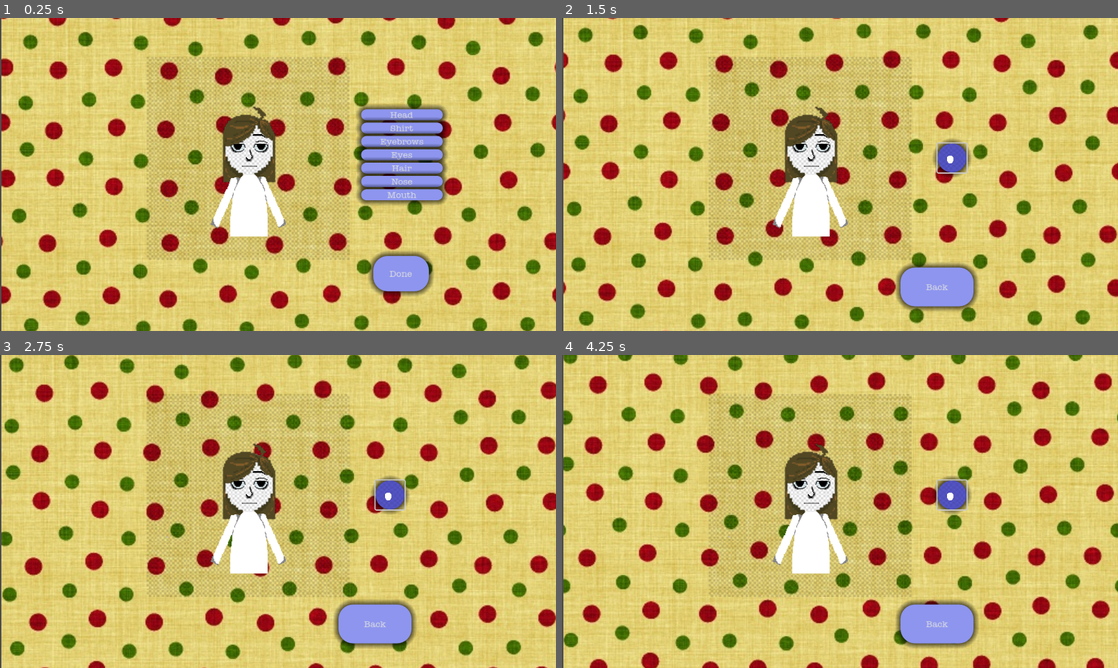
Above: before the commit, frames 1-4 (two rows, left to right).
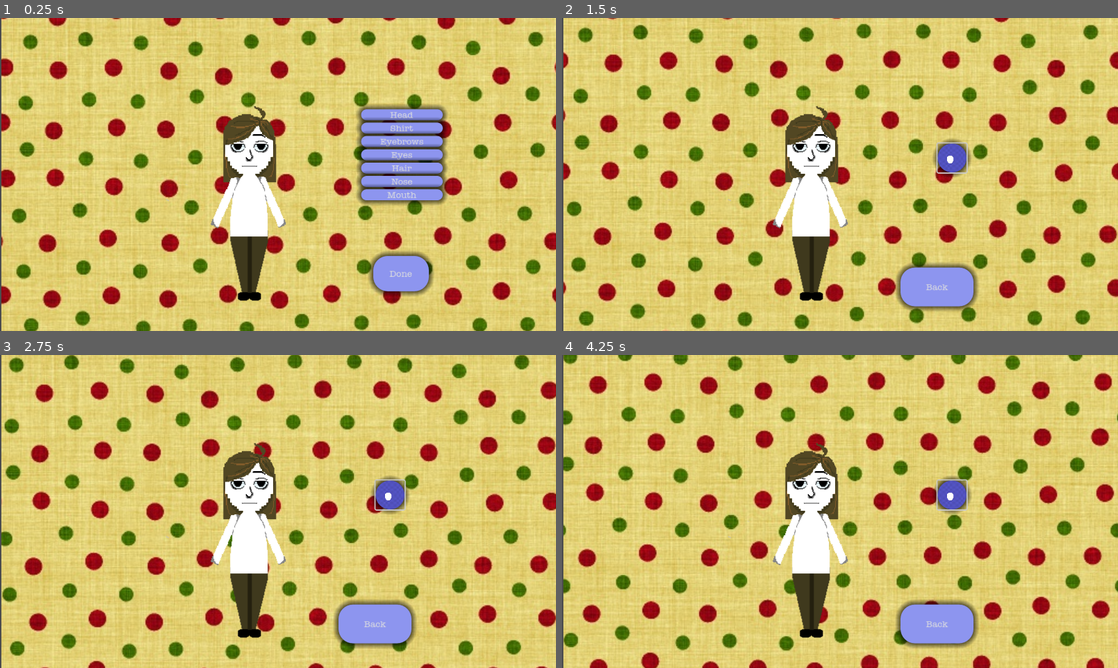
Above: after the commit, the same moments.

Repository: JordanFreyman/group-6
Game: Godot game, scene res://scene_manager.tscn
Two runs of this game, one before a commit and one after it. Both use one fixed random seed, a clock stepped at 60 frames per second and the inputs below.
Inputs (mouse positions are in pixels of both pictures, inside the frame that each line leads up to):
- Up to frame 1 (0.25 s): no input
- Up to frame 2 (1.5 s): click "Head" at 0.5 s; click (951, 158) at 1.25 s
- Up to frame 3 (2.75 s): click (389, 495) at 2 s
- Up to frame 4 (4.25 s): click (951, 495) at 2.75 s

The runs differ from the first frame. In frame 1, 6.3% of the frame differs, in the area x 26-63%, y 12-91%; in frame 2, 6.3%; in frame 3, 6.3%; in frame 4, 6.4%.

Commit message:
png transformations fixed

Diff:
--- a/godot/character.tscn
+++ b/godot/character.tscn
@@ -9,9 +9,9 @@
 [ext_resource type="Texture2D" uid="uid://ce6vyeysd5c34" path="res://Art/pixil-layer-eyes1.png" id="7_75o71"]
 [ext_resource type="Texture2D" uid="uid://df24j0b8f5dyw" path="res://Art/pixil-layer-nose1.png" id="8_2ajjb"]
 [ext_resource type="Texture2D" uid="uid://cdvfkjqe50phk" path="res://Art/pixil-layer-mouth1.png" id="9_q1uvt"]
-[ext_resource type="Texture2D" uid="uid://dwn5pgjum2eq7" path="res://Art/CompositeSpriteSheets/Hair1.png" id="9_ux7m7"]
 [ext_resource type="Theme" uid="uid://cjib8vu7cprxw" path="res://Themes/testTheme.tres" id="10_n0wv4"]
 [ext_resource type="Texture2D" uid="uid://yci1xnevwubf" path="res://Art/pixil-layer-shirt.png" id="11_7itku"]
+[ext_resource type="Texture2D" uid="uid://c33xg1gtkb8cb" path="res://Art/pixil-layer-hair 1.png" id="11_kf1ib"]
 [ext_resource type="Texture2D" uid="uid://bclwu6e63qb8p" path="res://Art/pixil-layer-pants.png" id="12_glytm"]
 
 [sub_resource type="ShaderMaterial" id="ShaderMaterial_t0o4s"]
@@ -126,13 +126,13 @@
 texture = ExtResource("9_q1uvt")
 
 [node name="Hair" type="Sprite2D" parent="CompositeSprites"]
-position = Vector2(418.668, 332.158)
-scale = Vector2(2, 2)
-texture = ExtResource("9_ux7m7")
+position = Vector2(420.668, 446.573)
+scale = Vector2(1.06, 1.06)
+texture = ExtResource("11_kf1ib")
 
 [node name="Pants" type="Sprite2D" parent="CompositeSprites"]
-position = Vector2(924.785, 1003.44)
-scale = Vector2(1.44, 1.44)
+position = Vector2(420.555, 445.44)
+scale = Vector2(1.2, 1.2)
 texture = ExtResource("12_glytm")
 
 [node name="Shirt" type="Sprite2D" parent="CompositeSprites"]
--- a/godot/composite_sprites.gd
+++ b/godot/composite_sprites.gd
@@ -29,8 +29,8 @@
 }
 
 var hair_spritesheet = {
-	0 : preload("res://Art/CompositeSpriteSheets/Hair1.png"),
-	1: preload("res://Art/CompositeSpriteSheets/Hair2.png")
+	0 : preload("res://Art/pixil-layer-hair 1.png"),
+	1: preload("res://Art/pixil-layer-hair 2.png")
 }
 
 var nose_spritesheet = {
--- a/godot/eyebrows.tscn
+++ b/godot/eyebrows.tscn
@@ -1,11 +1,10 @@
-[gd_scene load_steps=18 format=3 uid="uid://drx4ohsuqs20u"]
+[gd_scene load_steps=18 format=3 uid="uid://bujiraqff0334"]
 
 [ext_resource type="Script" path="res://character.gd" id="1_pwsg3"]
 [ext_resource type="Script" path="res://composite_sprites.gd" id="2_gycy1"]
 [ext_resource type="Shader" path="res://scroll.gdshader" id="2_yg054"]
 [ext_resource type="Texture2D" uid="uid://b8uwbblpo8odt" path="res://Themes/background.jpg" id="3_a2135"]
 [ext_resource type="Texture2D" uid="uid://yci1xnevwubf" path="res://Art/pixil-layer-shirt.png" id="5_8jfjo"]
-[ext_resource type="Texture2D" uid="uid://dwn5pgjum2eq7" path="res://Art/CompositeSpriteSheets/Hair1.png" id="5_x6jlu"]
 [ext_resource type="Texture2D" uid="uid://b16r4fbdlntpg" path="res://Art/pixil-layer-head.png" id="6_wpfyg"]
 [ext_resource type="Texture2D" uid="uid://ditrnph5kfv6t" path="res://Art/pixil-layer-eyebrows1.png" id="7_eoufa"]
 [ext_resource type="Texture2D" uid="uid://ce6vyeysd5c34" path="res://Art/pixil-layer-eyes1.png" id="8_02l6h"]
@@ -14,6 +13,7 @@
 [ext_resource type="Theme" uid="uid://cjib8vu7cprxw" path="res://Themes/testTheme.tres" id="10_fiyd2"]
 [ext_resource type="Texture2D" uid="uid://cdvfkjqe50phk" path="res://Art/pixil-layer-mouth1.png" id="10_hxfnr"]
 [ext_resource type="Texture2D" uid="uid://x6kx7rftbrqh" path="res://Art/CompositeSpriteSheets/Eyebrows2.png" id="10_o7jat"]
+[ext_resource type="Texture2D" uid="uid://c33xg1gtkb8cb" path="res://Art/pixil-layer-hair 1.png" id="13_a27sb"]
 [ext_resource type="Texture2D" uid="uid://bclwu6e63qb8p" path="res://Art/pixil-layer-pants.png" id="14_fepq1"]
 
 [sub_resource type="ShaderMaterial" id="ShaderMaterial_qdf10"]
@@ -119,13 +119,13 @@
 texture = ExtResource("10_hxfnr")
 
 [node name="Hair" type="Sprite2D" parent="CompositeSprites"]
-position = Vector2(418.668, 332.158)
-scale = Vector2(2, 2)
-texture = ExtResource("5_x6jlu")
+position = Vector2(420.668, 446.573)
+scale = Vector2(1.06, 1.06)
+texture = ExtResource("13_a27sb")
 
 [node name="Pants" type="Sprite2D" parent="CompositeSprites"]
-position = Vector2(924.785, 1003.44)
-scale = Vector2(1.44, 1.44)
+position = Vector2(420.555, 445.44)
+scale = Vector2(1.2, 1.2)
 texture = ExtResource("14_fepq1")
 
 [node name="Shirt" type="Sprite2D" parent="CompositeSprites"]
--- a/godot/eyes.tscn
+++ b/godot/eyes.tscn
@@ -10,10 +10,10 @@
 [ext_resource type="Texture2D" uid="uid://cpltqnjbbrpw3" path="res://Art/CompositeSpriteSheets/Eyes1.png" id="6_mifkf"]
 [ext_resource type="Texture2D" uid="uid://ce6vyeysd5c34" path="res://Art/pixil-layer-eyes1.png" id="7_ebsll"]
 [ext_resource type="Texture2D" uid="uid://df24j0b8f5dyw" path="res://Art/pixil-layer-nose1.png" id="8_7uy8f"]
-[ext_resource type="Texture2D" uid="uid://dwn5pgjum2eq7" path="res://Art/CompositeSpriteSheets/Hair1.png" id="9_0r8w8"]
 [ext_resource type="Texture2D" uid="uid://cdvfkjqe50phk" path="res://Art/pixil-layer-mouth1.png" id="9_6bve2"]
 [ext_resource type="Theme" uid="uid://cjib8vu7cprxw" path="res://Themes/testTheme.tres" id="10_mfekp"]
 [ext_resource type="Texture2D" uid="uid://cq8kkurfsrj12" path="res://Art/CompositeSpriteSheets/Eyes2.png" id="10_x2rkw"]
+[ext_resource type="Texture2D" uid="uid://c33xg1gtkb8cb" path="res://Art/pixil-layer-hair 1.png" id="13_6skw0"]
 [ext_resource type="Texture2D" uid="uid://bclwu6e63qb8p" path="res://Art/pixil-layer-pants.png" id="14_fw3ir"]
 
 [sub_resource type="ShaderMaterial" id="ShaderMaterial_o1ejt"]
@@ -119,13 +119,13 @@
 texture = ExtResource("9_6bve2")
 
 [node name="Hair" type="Sprite2D" parent="CompositeSprites"]
-position = Vector2(418.668, 332.158)
-scale = Vector2(2, 2)
-texture = ExtResource("9_0r8w8")
+position = Vector2(420.668, 446.573)
+scale = Vector2(1.06, 1.06)
+texture = ExtResource("13_6skw0")
 
 [node name="Pants" type="Sprite2D" parent="CompositeSprites"]
-position = Vector2(924.785, 1003.44)
-scale = Vector2(1.44, 1.44)
+position = Vector2(420.555, 445.44)
+scale = Vector2(1.2, 1.2)
 texture = ExtResource("14_fw3ir")
 
 [node name="Shirt" type="Sprite2D" parent="CompositeSprites"]
--- a/godot/hair.tscn
+++ b/godot/hair.tscn
@@ -14,6 +14,7 @@
 [ext_resource type="Theme" uid="uid://cjib8vu7cprxw" path="res://Themes/testTheme.tres" id="10_4nx3f"]
 [ext_resource type="Texture2D" uid="uid://dh11bdn7qliyc" path="res://Art/CompositeSpriteSheets/Hair2.png" id="10_i54w4"]
 [ext_resource type="Texture2D" uid="uid://bclwu6e63qb8p" path="res://Art/pixil-layer-pants.png" id="13_d7wln"]
+[ext_resource type="Texture2D" uid="uid://c33xg1gtkb8cb" path="res://Art/pixil-layer-hair 1.png" id="13_sebbo"]
 
 [sub_resource type="ShaderMaterial" id="ShaderMaterial_xpjre"]
 shader = ExtResource("2_pmqck")
@@ -118,13 +119,13 @@
 texture = ExtResource("9_4k2pv")
 
 [node name="Hair" type="Sprite2D" parent="CompositeSprites"]
-position = Vector2(418.668, 332.158)
-scale = Vector2(2, 2)
-texture = ExtResource("9_3yd8x")
+position = Vector2(420.668, 446.573)
+scale = Vector2(1.06, 1.06)
+texture = ExtResource("13_sebbo")
 
 [node name="Pants" type="Sprite2D" parent="CompositeSprites"]
-position = Vector2(924.785, 1003.44)
-scale = Vector2(1.44, 1.44)
+position = Vector2(420.555, 445.44)
+scale = Vector2(1.2, 1.2)
 texture = ExtResource("13_d7wln")
 
 [node name="Shirt" type="Sprite2D" parent="CompositeSprites"]
--- a/godot/head.tscn
+++ b/godot/head.tscn
@@ -10,9 +10,9 @@
 [ext_resource type="Texture2D" uid="uid://ce6vyeysd5c34" path="res://Art/pixil-layer-eyes1.png" id="7_5hckf"]
 [ext_resource type="Texture2D" uid="uid://df24j0b8f5dyw" path="res://Art/pixil-layer-nose1.png" id="8_7aoqm"]
 [ext_resource type="Texture2D" uid="uid://dsqmxnmltxw67" path="res://Art/CompositeSpriteSheets/Head1.png" id="9_i4eqi"]
-[ext_resource type="Texture2D" uid="uid://dwn5pgjum2eq7" path="res://Art/CompositeSpriteSheets/Hair1.png" id="9_jxt1f"]
 [ext_resource type="Texture2D" uid="uid://cdvfkjqe50phk" path="res://Art/pixil-layer-mouth1.png" id="9_sseq8"]
 [ext_resource type="Theme" uid="uid://cjib8vu7cprxw" path="res://Themes/testTheme.tres" id="10_5r58s"]
+[ext_resource type="Texture2D" uid="uid://c33xg1gtkb8cb" path="res://Art/pixil-layer-hair 1.png" id="12_ya0ve"]
 [ext_resource type="Texture2D" uid="uid://bclwu6e63qb8p" path="res://Art/pixil-layer-pants.png" id="13_osltc"]
 
 [sub_resource type="ShaderMaterial" id="ShaderMaterial_q7l6r"]
@@ -110,13 +110,13 @@
 texture = ExtResource("9_sseq8")
 
 [node name="Hair" type="Sprite2D" parent="CompositeSprites"]
-position = Vector2(418.668, 332.158)
-scale = Vector2(2, 2)
-texture = ExtResource("9_jxt1f")
+position = Vector2(420.668, 446.573)
+scale = Vector2(1.06, 1.06)
+texture = ExtResource("12_ya0ve")
 
 [node name="Pants" type="Sprite2D" parent="CompositeSprites"]
-position = Vector2(924.785, 1003.44)
-scale = Vector2(1.44, 1.44)
+position = Vector2(420.555, 445.44)
+scale = Vector2(1.2, 1.2)
 texture = ExtResource("13_osltc")
 
 [node name="Shirt" type="Sprite2D" parent="CompositeSprites"]
--- a/godot/info_menu.tscn
+++ b/godot/info_menu.tscn
@@ -10,8 +10,8 @@
 [ext_resource type="Texture2D" uid="uid://ce6vyeysd5c34" path="res://Art/pixil-layer-eyes1.png" id="7_ttkbw"]
 [ext_resource type="Texture2D" uid="uid://df24j0b8f5dyw" path="res://Art/pixil-layer-nose1.png" id="8_m1xfu"]
 [ext_resource type="Texture2D" uid="uid://cdvfkjqe50phk" path="res://Art/pixil-layer-mouth1.png" id="9_evtnr"]
-[ext_resource type="Texture2D" uid="uid://dwn5pgjum2eq7" path="res://Art/CompositeSpriteSheets/Hair1.png" id="9_jh6hx"]
 [ext_resource type="Theme" uid="uid://cjib8vu7cprxw" path="res://Themes/testTheme.tres" id="10_qaokv"]
+[ext_resource type="Texture2D" uid="uid://c33xg1gtkb8cb" path="res://Art/pixil-layer-hair 1.png" id="11_27mtf"]
 [ext_resource type="Texture2D" uid="uid://bclwu6e63qb8p" path="res://Art/pixil-layer-pants.png" id="12_tawyu"]
 
 [sub_resource type="ShaderMaterial" id="ShaderMaterial_b2xoc"]
@@ -145,13 +145,13 @@
 texture = ExtResource("9_evtnr")
 
 [node name="Hair" type="Sprite2D" parent="CompositeSprites"]
-position = Vector2(418.668, 332.158)
-scale = Vector2(2, 2)
-texture = ExtResource("9_jh6hx")
+position = Vector2(420.668, 446.573)
+scale = Vector2(1.06, 1.06)
+texture = ExtResource("11_27mtf")
 
 [node name="Pants" type="Sprite2D" parent="CompositeSprites"]
-position = Vector2(924.785, 1003.44)
-scale = Vector2(1.44, 1.44)
+position = Vector2(420.555, 445.44)
+scale = Vector2(1.2, 1.2)
 texture = ExtResource("12_tawyu")
 
 [node name="Shirt" type="Sprite2D" parent="CompositeSprites"]
--- a/godot/mouth.tscn
+++ b/godot/mouth.tscn
@@ -10,10 +10,10 @@
 [ext_resource type="Texture2D" uid="uid://ce6vyeysd5c34" path="res://Art/pixil-layer-eyes1.png" id="7_ta7lw"]
 [ext_resource type="Texture2D" uid="uid://k6eaaouf4uj8" path="res://Art/CompositeSpriteSheets/Mouth1.png" id="8_llxcv"]
 [ext_resource type="Texture2D" uid="uid://df24j0b8f5dyw" path="res://Art/pixil-layer-nose1.png" id="8_nrm8i"]
-[ext_resource type="Texture2D" uid="uid://dwn5pgjum2eq7" path="res://Art/CompositeSpriteSheets/Hair1.png" id="9_igw2s"]
 [ext_resource type="Texture2D" uid="uid://cdvfkjqe50phk" path="res://Art/pixil-layer-mouth1.png" id="9_qxyq0"]
 [ext_resource type="Theme" uid="uid://cjib8vu7cprxw" path="res://Themes/testTheme.tres" id="10_cb8ut"]
 [ext_resource type="Texture2D" uid="uid://d64v6def7lnx" path="res://Art/CompositeSpriteSheets/Mouth2.png" id="11_nekj4"]
+[ext_resource type="Texture2D" uid="uid://c33xg1gtkb8cb" path="res://Art/pixil-layer-hair 1.png" id="13_lk1ic"]
 [ext_resource type="Texture2D" uid="uid://bclwu6e63qb8p" path="res://Art/pixil-layer-pants.png" id="14_s7wak"]
 
 [sub_resource type="ShaderMaterial" id="ShaderMaterial_7mtk7"]
@@ -119,13 +119,13 @@
 texture = ExtResource("9_qxyq0")
 
 [node name="Hair" type="Sprite2D" parent="CompositeSprites"]
-position = Vector2(418.668, 332.158)
-scale = Vector2(2, 2)
-texture = ExtResource("9_igw2s")
+position = Vector2(420.668, 446.573)
+scale = Vector2(1.06, 1.06)
+texture = ExtResource("13_lk1ic")
 
 [node name="Pants" type="Sprite2D" parent="CompositeSprites"]
-position = Vector2(924.785, 1003.44)
-scale = Vector2(1.44, 1.44)
+position = Vector2(420.555, 445.44)
+scale = Vector2(1.2, 1.2)
 texture = ExtResource("14_s7wak")
 
 [node name="Shirt" type="Sprite2D" parent="CompositeSprites"]
--- a/godot/nose.tscn
+++ b/godot/nose.tscn
@@ -10,10 +10,10 @@
 [ext_resource type="Texture2D" uid="uid://d0fld68dlpb6f" path="res://Art/CompositeSpriteSheets/Nose1.png" id="7_chsr7"]
 [ext_resource type="Texture2D" uid="uid://ce6vyeysd5c34" path="res://Art/pixil-layer-eyes1.png" id="7_tk2r3"]
 [ext_resource type="Texture2D" uid="uid://df24j0b8f5dyw" path="res://Art/pixil-layer-nose1.png" id="8_oq8j7"]
-[ext_resource type="Texture2D" uid="uid://dwn5pgjum2eq7" path="res://Art/CompositeSpriteSheets/Hair1.png" id="9_n6mfw"]
 [ext_resource type="Texture2D" uid="uid://cdvfkjqe50phk" path="res://Art/pixil-layer-mouth1.png" id="9_q24yh"]
 [ext_resource type="Theme" uid="uid://cjib8vu7cprxw" path="res://Themes/testTheme.tres" id="10_wwcf5"]
 [ext_resource type="Texture2D" uid="uid://b5sps6qivlf4h" path="res://Art/CompositeSpriteSheets/Nose2.png" id="11_bam3x"]
+[ext_resource type="Texture2D" uid="uid://c33xg1gtkb8cb" path="res://Art/pixil-layer-hair 1.png" id="13_0xr3h"]
 [ext_resource type="Texture2D" uid="uid://bclwu6e63qb8p" path="res://Art/pixil-layer-pants.png" id="14_fmpoa"]
 
 [sub_resource type="ShaderMaterial" id="ShaderMaterial_fms6c"]
@@ -119,13 +119,13 @@
 texture = ExtResource("9_q24yh")
 
 [node name="Hair" type="Sprite2D" parent="CompositeSprites"]
-position = Vector2(418.668, 332.158)
-scale = Vector2(2, 2)
-texture = ExtResource("9_n6mfw")
+position = Vector2(420.668, 446.573)
+scale = Vector2(1.06, 1.06)
+texture = ExtResource("13_0xr3h")
 
 [node name="Pants" type="Sprite2D" parent="CompositeSprites"]
-position = Vector2(924.785, 1003.44)
-scale = Vector2(1.44, 1.44)
+position = Vector2(420.555, 445.44)
+scale = Vector2(1.2, 1.2)
 texture = ExtResource("14_fmpoa")
 
 [node name="Shirt" type="Sprite2D" parent="CompositeSprites"]
--- a/godot/pants.tscn
+++ b/godot/pants.tscn
@@ -9,7 +9,7 @@
 [ext_resource type="Texture2D" uid="uid://ce6vyeysd5c34" path="res://Art/pixil-layer-eyes1.png" id="7_r5iei"]
 [ext_resource type="Texture2D" uid="uid://df24j0b8f5dyw" path="res://Art/pixil-layer-nose1.png" id="8_impmf"]
 [ext_resource type="Texture2D" uid="uid://cdvfkjqe50phk" path="res://Art/pixil-layer-mouth1.png" id="9_rqoth"]
-[ext_resource type="Texture2D" uid="uid://dwn5pgjum2eq7" path="res://Art/CompositeSpriteSheets/Hair1.png" id="10_50aju"]
+[ext_resource type="Texture2D" uid="uid://c33xg1gtkb8cb" path="res://Art/pixil-layer-hair 1.png" id="10_hm7ie"]
 [ext_resource type="Texture2D" uid="uid://bclwu6e63qb8p" path="res://Art/pixil-layer-pants.png" id="11_mivmb"]
 [ext_resource type="Texture2D" uid="uid://yci1xnevwubf" path="res://Art/pixil-layer-shirt.png" id="12_dyr7u"]
 [ext_resource type="Theme" uid="uid://cjib8vu7cprxw" path="res://Themes/testTheme.tres" id="13_q3g5l"]
@@ -43,49 +43,6 @@
 offset_right = 958.0
 offset_bottom = 1040.0
 texture = ExtResource("3_1wjpj")
-
-[node name="CompositeSprites" type="Node2D" parent="."]
-position = Vector2(0, -13.425)
-script = ExtResource("4_64gsp")
-
-[node name="Head" type="Sprite2D" parent="CompositeSprites"]
-position = Vector2(421, 450.212)
-scale = Vector2(1.1, 1.1)
-texture = ExtResource("5_ai16e")
-
-[node name="Eyebrows" type="Sprite2D" parent="CompositeSprites"]
-position = Vector2(421.772, 434.142)
-texture = ExtResource("6_hq042")
-
-[node name="Eyes" type="Sprite2D" parent="CompositeSprites"]
-position = Vector2(422.563, 478.563)
-scale = Vector2(1.3, 1.3)
-texture = ExtResource("7_r5iei")
-
-[node name="Nose" type="Sprite2D" parent="CompositeSprites"]
-position = Vector2(421.508, 478.022)
-scale = Vector2(1.3, 1.3)
-texture = ExtResource("8_impmf")
-
-[node name="Mouth" type="Sprite2D" parent="CompositeSprites"]
-position = Vector2(421.913, 457.717)
-scale = Vector2(1.15, 1.15)
-texture = ExtResource("9_rqoth")
-
-[node name="Hair" type="Sprite2D" parent="CompositeSprites"]
-position = Vector2(418.668, 332.158)
-scale = Vector2(2, 2)
-texture = ExtResource("10_50aju")
-
-[node name="Pants" type="Sprite2D" parent="CompositeSprites"]
-position = Vector2(924.785, 1003.44)
-scale = Vector2(1.44, 1.44)
-texture = ExtResource("11_mivmb")
-
-[node name="Shirt" type="Sprite2D" parent="CompositeSprites"]
-position = Vector2(420.357, 456.107)
-scale = Vector2(1.2, 1.2)
-texture = ExtResource("12_dyr7u")
 
 [node name="Menu" type="Control" parent="."]
 layout_mode = 3
@@ -163,6 +120,49 @@
 texture = ExtResource("14_6cj4n")
 expand_mode = 1
 
+[node name="CompositeSprites" type="Node2D" parent="."]
+position = Vector2(0, -13.425)
+script = ExtResource("4_64gsp")
+
+[node name="Head" type="Sprite2D" parent="CompositeSprites"]
+position = Vector2(421, 450.212)
+scale = Vector2(1.1, 1.1)
+texture = ExtResource("5_ai16e")
+
+[node name="Eyebrows" type="Sprite2D" parent="CompositeSprites"]
+position = Vector2(421.772, 434.142)
+texture = ExtResource("6_hq042")
+
+[node name="Eyes" type="Sprite2D" parent="CompositeSprites"]
+position = Vector2(422.563, 478.563)
+scale = Vector2(1.3, 1.3)
+texture = ExtResource("7_r5iei")
+
+[node name="Nose" type="Sprite2D" parent="CompositeSprites"]
+position = Vector2(421.508, 478.022)
+scale = Vector2(1.3, 1.3)
+texture = ExtResource("8_impmf")
+
+[node name="Mouth" type="Sprite2D" parent="CompositeSprites"]
+position = Vector2(421.913, 457.717)
+scale = Vector2(1.15, 1.15)
+texture = ExtResource("9_rqoth")
+
+[node name="Hair" type="Sprite2D" parent="CompositeSprites"]
+position = Vector2(420.668, 446.573)
+scale = Vector2(1.06, 1.06)
+texture = ExtResource("10_hm7ie")
+
+[node name="Pants" type="Sprite2D" parent="CompositeSprites"]
+position = Vector2(420.555, 445.44)
+scale = Vector2(1.2, 1.2)
+texture = ExtResource("11_mivmb")
+
+[node name="Shirt" type="Sprite2D" parent="CompositeSprites"]
+position = Vector2(420.357, 456.107)
+scale = Vector2(1.2, 1.2)
+texture = ExtResource("12_dyr7u")
+
 [connection signal="pressed" from="Menu/Back" to="." method="_on_back_pressed"]
 [connection signal="child_entered_tree" from="VSlider" to="." method="_on_v_slider_child_entered_tree"]
 [connection signal="tree_entered" from="VSlider" to="." method="_on_v_slider_tree_entered"]
--- a/godot/shirt.tscn
+++ b/godot/shirt.tscn
@@ -10,7 +10,7 @@
 [ext_resource type="Texture2D" uid="uid://ce6vyeysd5c34" path="res://Art/pixil-layer-eyes1.png" id="7_8uuxn"]
 [ext_resource type="Texture2D" uid="uid://df24j0b8f5dyw" path="res://Art/pixil-layer-nose1.png" id="8_jexbi"]
 [ext_resource type="Texture2D" uid="uid://cdvfkjqe50phk" path="res://Art/pixil-layer-mouth1.png" id="9_6wre5"]
-[ext_resource type="Texture2D" uid="uid://dwn5pgjum2eq7" path="res://Art/CompositeSpriteSheets/Hair1.png" id="11_h7uq3"]
+[ext_resource type="Texture2D" uid="uid://c33xg1gtkb8cb" path="res://Art/pixil-layer-hair 1.png" id="10_0tee2"]
 [ext_resource type="Texture2D" uid="uid://bclwu6e63qb8p" path="res://Art/pixil-layer-pants.png" id="11_ltv28"]
 [ext_resource type="Theme" uid="uid://cjib8vu7cprxw" path="res://Themes/testTheme.tres" id="12_mg5oa"]
 [ext_resource type="Texture2D" uid="uid://ca0twlpybk0ix" path="res://arrow.png" id="13_ov5no"]
@@ -43,49 +43,6 @@
 offset_right = 958.0
 offset_bottom = 1040.0
 texture = ExtResource("3_mk2gj")
-
-[node name="CompositeSprites" type="Node2D" parent="."]
-position = Vector2(0, -13.425)
-script = ExtResource("4_6bndq")
-
-[node name="Head" type="Sprite2D" parent="CompositeSprites"]
-position = Vector2(421, 450.212)
-scale = Vector2(1.1, 1.1)
-texture = ExtResource("5_lrfkn")
-
-[node name="Eyebrows" type="Sprite2D" parent="CompositeSprites"]
-position = Vector2(421.772, 434.142)
-texture = ExtResource("6_u1mok")
-
-[node name="Eyes" type="Sprite2D" parent="CompositeSprites"]
-position = Vector2(422.563, 478.563)
-scale = Vector2(1.3, 1.3)
-texture = ExtResource("7_8uuxn")
-
-[node name="Nose" type="Sprite2D" parent="CompositeSprites"]
-position = Vector2(421.508, 478.022)
-scale = Vector2(1.3, 1.3)
-texture = ExtResource("8_jexbi")
-
-[node name="Mouth" type="Sprite2D" parent="CompositeSprites"]
-position = Vector2(421.913, 457.717)
-scale = Vector2(1.15, 1.15)
-texture = ExtResource("9_6wre5")
-
-[node name="Hair" type="Sprite2D" parent="CompositeSprites"]
-position = Vector2(418.668, 332.158)
-scale = Vector2(2, 2)
-texture = ExtResource("11_h7uq3")
-
-[node name="Pants" type="Sprite2D" parent="CompositeSprites"]
-position = Vector2(420.3, 443.99)
-scale = Vector2(1.2, 1.2)
-texture = ExtResource("11_ltv28")
-
-[node name="Shirt" type="Sprite2D" parent="CompositeSprites"]
-position = Vector2(420.357, 456.107)
-scale = Vector2(1.2, 1.2)
-texture = ExtResource("5_4wi7o")
 
 [node name="Menu" type="Control" parent="."]
 layout_mode = 3
@@ -163,6 +120,49 @@
 texture = ExtResource("13_ov5no")
 expand_mode = 1
 
+[node name="CompositeSprites" type="Node2D" parent="."]
+position = Vector2(0, -13.425)
+script = ExtResource("4_6bndq")
+
+[node name="Head" type="Sprite2D" parent="CompositeSprites"]
+position = Vector2(421, 450.212)
+scale = Vector2(1.1, 1.1)
+texture = ExtResource("5_lrfkn")
+
+[node name="Eyebrows" type="Sprite2D" parent="CompositeSprites"]
+position = Vector2(421.772, 434.142)
+texture = ExtResource("6_u1mok")
+
+[node name="Eyes" type="Sprite2D" parent="CompositeSprites"]
+position = Vector2(422.563, 478.563)
+scale = Vector2(1.3, 1.3)
+texture = ExtResource("7_8uuxn")
+
+[node name="Nose" type="Sprite2D" parent="CompositeSprites"]
+position = Vector2(421.508, 478.022)
+scale = Vector2(1.3, 1.3)
+texture = ExtResource("8_jexbi")
+
+[node name="Mouth" type="Sprite2D" parent="CompositeSprites"]
+position = Vector2(421.913, 457.717)
+scale = Vector2(1.15, 1.15)
+texture = ExtResource("9_6wre5")
+
+[node name="Hair" type="Sprite2D" parent="CompositeSprites"]
+position = Vector2(420.668, 446.573)
+scale = Vector2(1.06, 1.06)
+texture = ExtResource("10_0tee2")
+
+[node name="Pants" type="Sprite2D" parent="CompositeSprites"]
+position = Vector2(420.555, 445.44)
+scale = Vector2(1.2, 1.2)
+texture = ExtResource("11_ltv28")
+
+[node name="Shirt" type="Sprite2D" parent="CompositeSprites"]
+position = Vector2(420.357, 456.107)
+scale = Vector2(1.2, 1.2)
+texture = ExtResource("5_4wi7o")
+
 [connection signal="pressed" from="Menu/Back" to="." method="_on_back_pressed"]
 [connection signal="child_entered_tree" from="VSlider" to="." method="_on_v_slider_child_entered_tree"]
 [connection signal="tree_entered" from="VSlider" to="." method="_on_v_slider_tree_entered"]
Not shown, added: godot/Art/pixil-layer-hair 1.png.import
Not shown, added: godot/Art/pixil-layer-hair 2.png.import
Not shown: 1 places in godot/hair.tscn that only renumber resources
